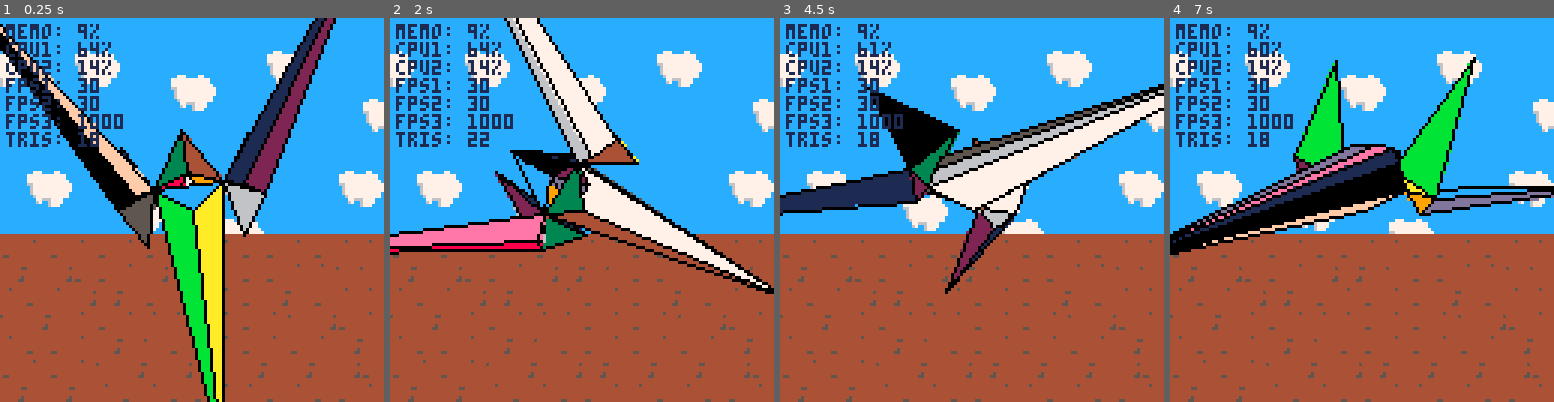
Above: before the commit, frames 1-4 (left to right).
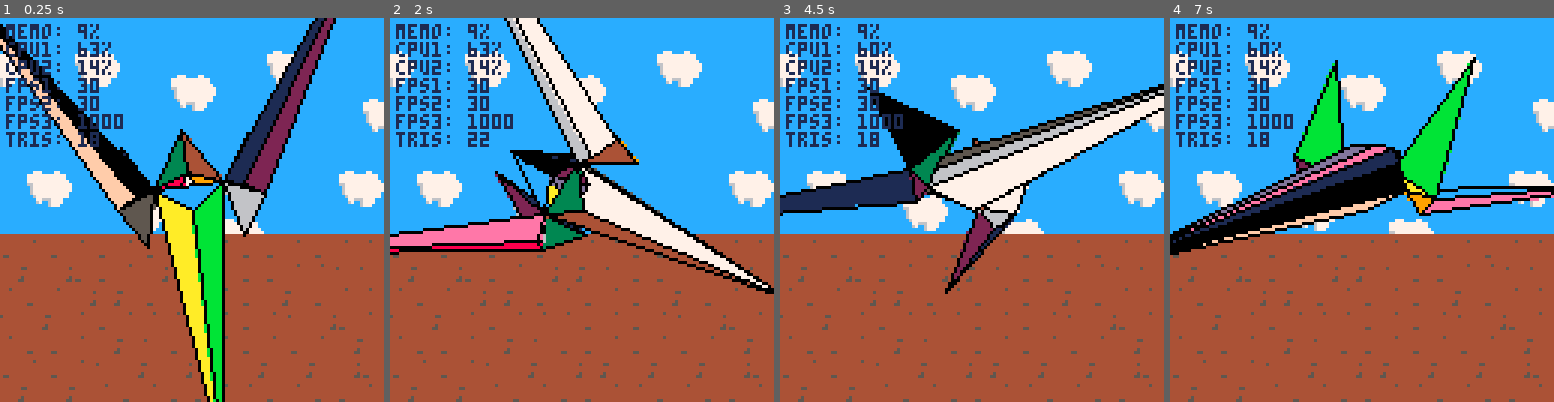
Above: after the commit, the same moments.

Repository: RicoP/picowiese
Game: PICO-8 cartridge 3d.p8
Two runs of this game, one before a commit and one after it. Both use one fixed random seed, a clock stepped at 60 frames per second and the inputs below.
Inputs:
- Up to frame 1 (0.25 s): no input
- Up to frame 2 (2 s): no input
- Up to frame 3 (4.5 s): no input
- Up to frame 4 (7 s): no input

The runs differ from the first frame. In frame 1, 7.2% of the frame differs, in the area x 0-58%, y 2-100%; in frame 2, 0.1%; in frame 3, less than 0.1%; in frame 4, 0.5%.

Commit message:
use arrays for vectors

Diff:
--- a/3d.p8
+++ b/3d.p8
@@ -18,46 +18,46 @@
 end
 
 function vec3_copy(res, v)
- res.x=v.x
- res.y=v.y
- res.z=v.z
+ res[1]=v[1]
+ res[2]=v[2]
+ res[3]=v[3]
  return res
 end
 
 function vec3_cross(res, a, b)
- res.x = a.y*b.z -a.z*b.y
- res.y = a.z*b.x -a.x*b.z
- res.z = a.x*b.y -a.y*b.x
+ res[1] = a[2]*b[3] -a[3]*b[2]
+ res[2] = a[3]*b[1] -a[1]*b[3]
+ res[3] = a[1]*b[2] -a[2]*b[1]
  return res
 end
 
 function vec3_add(res, a, b)
- res.x=a.x+b.x
- res.y=a.y+b.y
- res.z=a.z+b.z
+ res[1]=a[1]+b[1]
+ res[2]=a[2]+b[2]
+ res[3]=a[3]+b[3]
  return res
 end
 
 function vec3_sub(res, a, b)
- res.x=a.x-b.x
- res.y=a.y-b.y
- res.z=a.z-b.z
+ res[1]=a[1]-b[1]
+ res[2]=a[2]-b[2]
+ res[3]=a[3]-b[3]
  return res
 end
 
 function vec3_scale(res, a, s)
- res.x=a.x*s
- res.y=a.y*s
- res.z=a.z*s
+ res[1]=a[1]*s
+ res[2]=a[2]*s
+ res[3]=a[3]*s
  return res
 end
 
 function vec3_len_sqr(v)
- return v.x*v.x+v.y*v.y+v.z*v.z
+ return v[1]*v[1]+v[2]*v[2]+v[3]*v[3]
 end
 
 function vec3_dot(a,b)
- return a.x*b.x+a.y*b.y+a.z*b.z
+ return a[1]*b[1]+a[2]*b[2]+a[3]*b[3]
 end
 
 function vec3_len(v)
@@ -66,42 +66,42 @@
 
 function vec3_normalize(n)
  local il=1/vec3_len(n)
- n.x *= il
- n.y *= il
- n.z *= il
+ n[1] *= il
+ n[2] *= il
+ n[3] *= il
  return n
 end
 
 function vec3_mul(res, v, m)
  vec3_copy(res, v)
- res.x = 0
- res.x += m[1][1] * v.x
- res.x += m[2][1] * v.y
- res.x += m[3][1] * v.z
- res.x += m[4][1]
-
- res.y = 0
- res.y += m[1][2] * v.x
- res.y += m[2][2] * v.y
- res.y += m[3][2] * v.z
- res.y += m[4][2]
-
- res.z = 0
- res.z += m[1][3] * v.x
- res.z += m[2][3] * v.y
- res.z += m[3][3] * v.z
- res.z += m[4][3]
+ res[1] = 0
+ res[1] += m[1][1] * v[1]
+ res[1] += m[2][1] * v[2]
+ res[1] += m[3][1] * v[3]
+ res[1] += m[4][1]
+
+ res[2] = 0
+ res[2] += m[1][2] * v[1]
+ res[2] += m[2][2] * v[2]
+ res[2] += m[3][2] * v[3]
+ res[2] += m[4][2]
+
+ res[3] = 0
+ res[3] += m[1][3] * v[1]
+ res[3] += m[2][3] * v[2]
+ res[3] += m[3][3] * v[3]
+ res[3] += m[4][3]
 
  local w = 0
- w += m[1][4] * v.x
- w += m[2][4] * v.y
- w += m[3][4] * v.z
+ w += m[1][4] * v[1]
+ w += m[2][4] * v[2]
+ w += m[3][4] * v[3]
  w += m[4][4]
 
  if w != 0 then
-  res.x /= w
-  res.y /= w
-  res.z /= w
+  res[1] /= w
+  res[2] /= w
+  res[3] /= w
  end
 
  return res
@@ -130,11 +130,7 @@
 -- 3d rasterizer
 
 function vec3d(x, y, z)
- local this = {}
- this.x=x or 0
- this.y=y or 0
- this.z=z or 0
- return this
+ return {x,y,z}
 end
 
 function triangle(p)
@@ -142,7 +138,7 @@
  if p then
   this.p = {vec3_copy({},p[1]), vec3_copy({},p[2]), vec3_copy({},p[3])}
  else
-  this.p = {vec3d(), vec3d(), vec3d()}
+  this.p = {vec3d({0,0,0}), vec3d({0,0,0}), vec3d({0,0,0})}
  end
  return this
 end
@@ -167,9 +163,9 @@
  if gcx.fill then
   fill_tri(tri.p[1],tri.p[2],tri.p[3])
  else
-  line(tri.p[1].x,tri.p[1].y,tri.p[2].x,tri.p[2].y)
-  line(tri.p[2].x,tri.p[2].y,tri.p[3].x,tri.p[3].y)
-  line(tri.p[3].x,tri.p[3].y,tri.p[1].x,tri.p[1].y)
+  line(tri.p[1][1],tri.p[1][2],tri.p[2][1],tri.p[2][2])
+  line(tri.p[2][1],tri.p[2][2],tri.p[3][1],tri.p[3][2])
+  line(tri.p[3][1],tri.p[3][2],tri.p[1][1],tri.p[1][2])
  end
 end
 
@@ -212,14 +208,14 @@
 
 function fill_tri(v1,v2,v3)
  --sort tris top to bottom
- if v1.y>v2.y then v1,v2=v2,v1 end
- if v2.y>v3.y then v2,v3=v3,v2 end
- if v1.y>v2.y then v1,v2=v2,v1 end
-
- local v4x=(v1.x+((v2.y-v1.y)/(v3.y-v1.y)) * (v3.x-v1.x))
-
- fill_tri_bot(v1.x,v1.y,v2.x,ceil(v2.y),v4x)
- fill_tri_top(v3.x,v3.y,v2.x,flr(v2.y),v4x)
+ if v1[2]>v2[2] then v1,v2=v2,v1 end
+ if v2[2]>v3[2] then v2,v3=v3,v2 end
+ if v1[2]>v2[2] then v1,v2=v2,v1 end
+
+ local v4x=(v1[1]+((v2[2]-v1[2])/(v3[2]-v1[2])) * (v3[1]-v1[1]))
+
+ fill_tri_bot(v1[1],v1[2],v2[1],ceil(v2[2]),v4x)
+ fill_tri_top(v3[1],v3[2],v2[1],flr(v2[2]),v4x)
 end
 -->8
 local shades = {0,1,2,3,13,4,11,7}
@@ -286,9 +282,9 @@
    local p = t.p[i]
    local verti = face[i]
    local vert = m.vert[verti]
-	  p.x=vert[1]
-	  p.y=vert[2]
-	  p.z=vert[3]
+   p[1]=vert[1]
+   p[2]=vert[2]
+   p[3]=vert[3]
   end
 
   local trirotz=triangle()
@@ -302,9 +298,9 @@
   vec3_mul(trirotzx.p[3],trirotz.p[3],matrotx)
 
   local tri_trans=triangle(trirotzx.p)
-  tri_trans.p[1].z += 7
-  tri_trans.p[2].z += 7
-  tri_trans.p[3].z += 7
+  tri_trans.p[1][3] += 7
+  tri_trans.p[2][3] += 7
+  tri_trans.p[3][3] += 7
 
   local l1 = {x=0,y=0,z=0}
   vec3_sub(l1, tri_trans.p[2],tri_trans.p[1])
@@ -326,34 +322,34 @@
   vec3_mul(tri_proj.p[3],tri_trans.p[3],pmat)
 
   --move into screenspace
-  tri_proj.p[1].x+=1
-  tri_proj.p[1].y+=1
-  tri_proj.p[2].x+=1
-  tri_proj.p[2].y+=1
-  tri_proj.p[3].x+=1
-  tri_proj.p[3].y+=1
-
-  tri_proj.p[1].x *=64
-  tri_proj.p[1].y *=64
-  tri_proj.p[2].x *=64
-  tri_proj.p[2].y *=64
-  tri_proj.p[3].x *=64
-  tri_proj.p[3].y *=64
-
-		face[4] = tri_proj.p[1].z
-		face[4] += tri_proj.p[2].z
-		face[4] += tri_proj.p[3].z
-		face[4] *= 0.333333333
+  tri_proj.p[1][1] +=1
+  tri_proj.p[1][2] +=1
+  tri_proj.p[2][1] +=1
+  tri_proj.p[2][2] +=1
+  tri_proj.p[3][1] +=1
+  tri_proj.p[3][2] +=1
+
+  tri_proj.p[1][1] *=64
+  tri_proj.p[1][2] *=64
+  tri_proj.p[2][1] *=64
+  tri_proj.p[2][2] *=64
+  tri_proj.p[3][1] *=64
+  tri_proj.p[3][2] *=64
+
+  face[4] = tri_proj.p[1][3]
+  face[4] += tri_proj.p[2][3]
+  face[4] += tri_proj.p[3][3]
+  --face[4] *= 0.333333333
 
   local col = f%16
 
-		gcx.fill = true
+  gcx.fill = true
   draw_tri(tri_proj, col)
 
-		gcx.fill = false
+  gcx.fill = false
   draw_tri(tri_proj, 0)
 
-		tris_drawn += 1
+  tris_drawn += 1
   ::draw_tri_end::
  end
 
